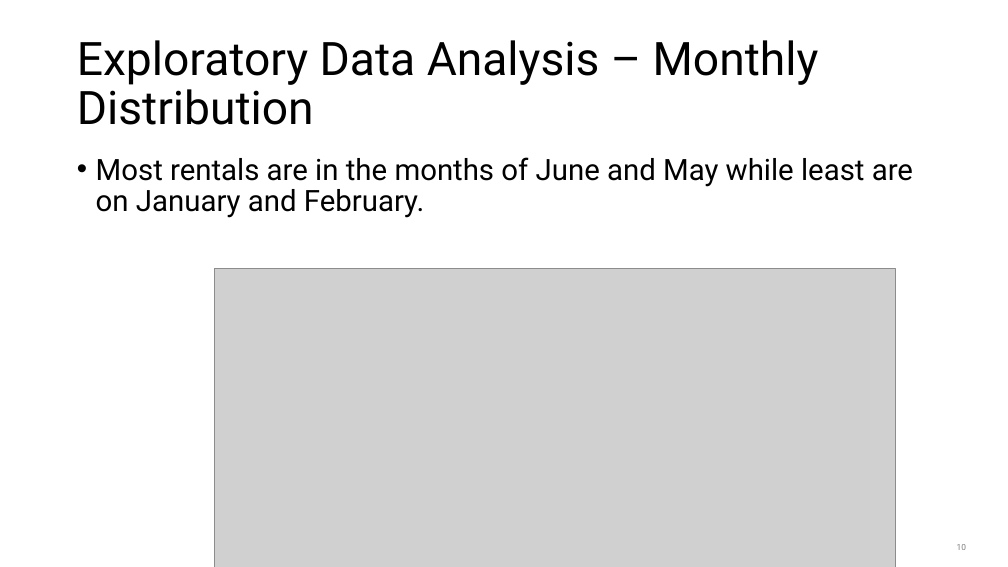
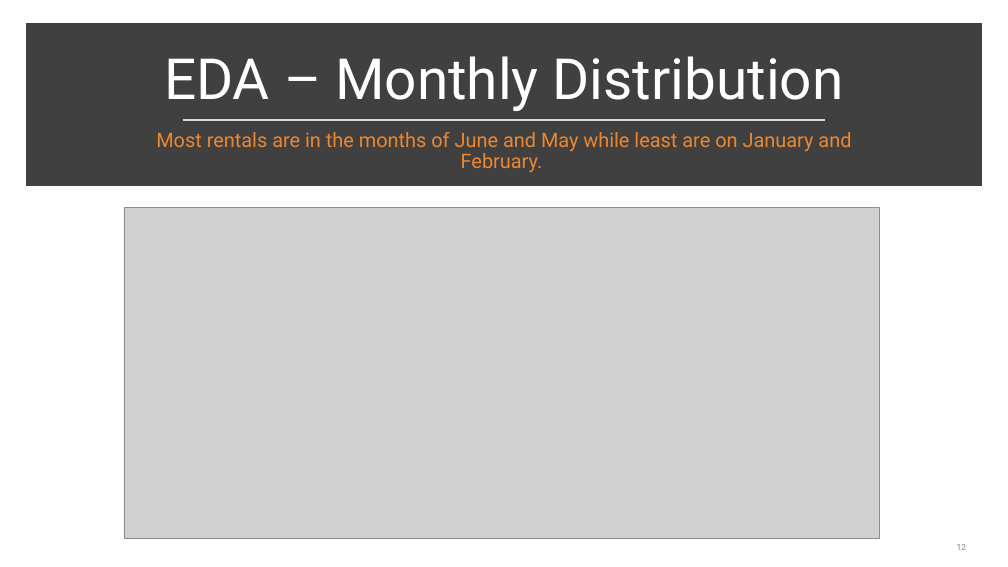
Before and after one commit to shashankvmaiya/Bike-Sharing-Demand-Prediction, a slide deck: slide 12 of Reports/Final_Presentation.pptx (slide 10 before the commit). Drawn at 1008x567 pixels with LibreOffice and Linux fonts; fonts in the diff are those of the drawing; grey boxes stand for pictures. Boxes give left, top, right and bottom in pixels: in the first picture for what was removed or moved away, otherwise in the second. Text is boxed around its words. In the diff, an @@ line names an element or a change of style, - is before the commit and + after.

```diff
--- a/Reports/Final_Presentation.pptx
+++ b/Reports/Final_Presentation.pptx
@@ rectangle added at (31,29,977,181), fill #404040, outline #404040 10 pt @@
@@ title "EDA – Monthly Distribution" at (164,56,844,111): vertical alignment middle to bottom @@
@@ title at (164,56,844,111): text changed; size 44 to 54 pt; text colour #000000 to #FFFFFF @@
-Exploratory Data Analysis – Monthly Distribution
+EDA – Monthly Distribution
@@ line added from (183, 119) to (826, 119), #D9D9D9 1.75 pt @@
@@ text "Most rentals are in the ...": place and size @@
-text "Most rentals are in the ..." at (96,157,913,218)
+text "Most rentals are in the ..." at (156,132,851,172)
@@ text "Most rentals are in the ..." at (156,132,851,172): size 28 to 19 pt, text colour #000000 to #EC8731; alignment left to centre; bullet • to none @@
@@ picture: place and size @@
-picture at (214,268,895,567)
+picture at (124,207,879,538)
```
Also in this commit, not shown: 19 other slides changed, 11 slides added, 6 slides removed, 21 other files.
